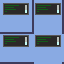
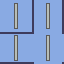
Layered file, before and after one edit (64x64). Changes by layer:
added layer "Livello" above "Controller 2" over [14, 3, 50, 61]
hid "Controller 2" over [3, 3, 61, 47]
